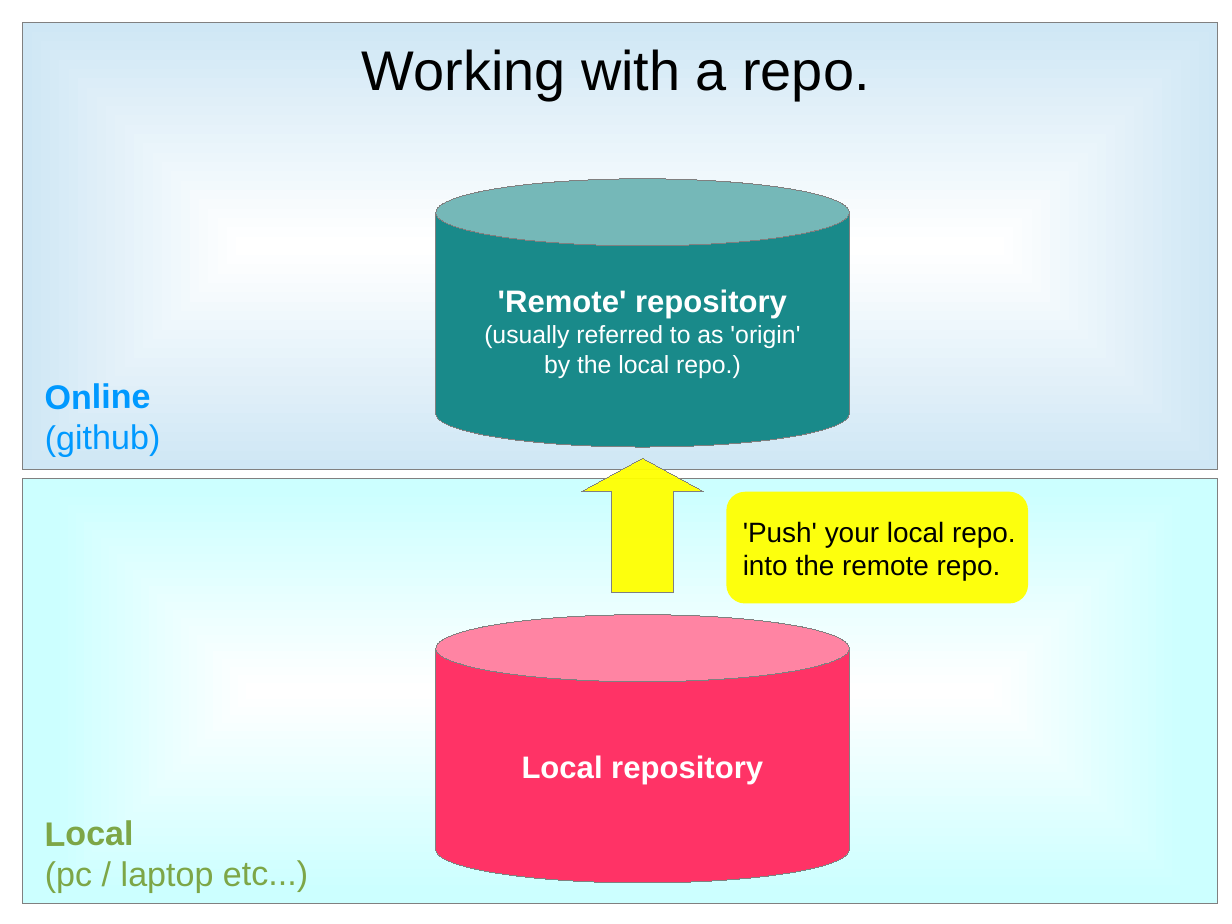
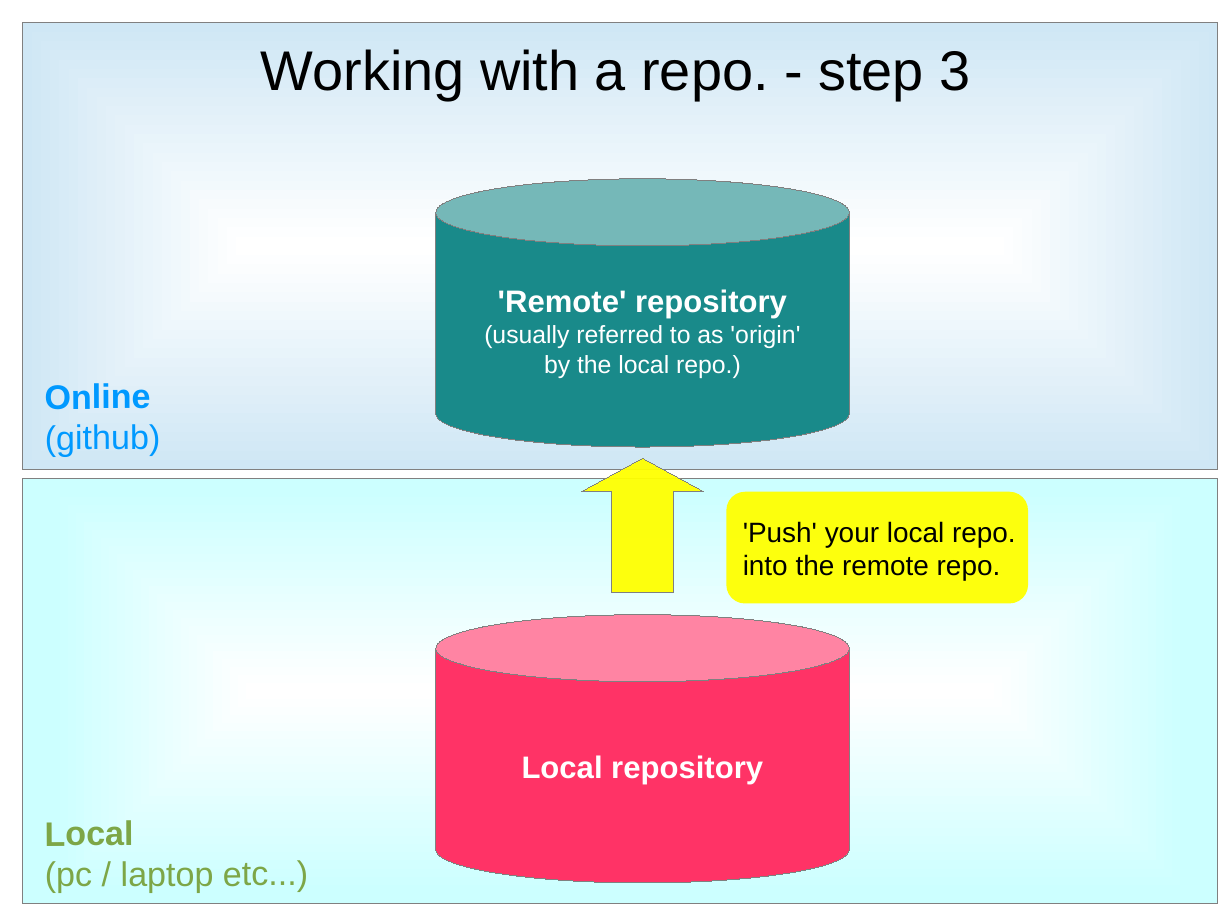
Before and after one commit to owdqa/owd_test_cases, a slide deck: slide 4 of Docs/Github guide.odp. Drawn at 1232x924 pixels with LibreOffice and Linux fonts; fonts in the diff are those of the drawing. Boxes give left, top, right and bottom in pixels: in the first picture for what was removed or moved away, otherwise in the second. Text is boxed around its words. In the diff, an @@ line names an element or a change of style, - is before the commit and + after.

```diff
--- a/Docs/Github guide.odp
+++ b/Docs/Github guide.odp
@@ title at (x1=261, y1=49, x2=970, y2=100): text changed @@
-Working with a repo.
+Working with a repo. - step 3
```
Also in this commit, not shown: 10 other slides changed, 1 other file.
